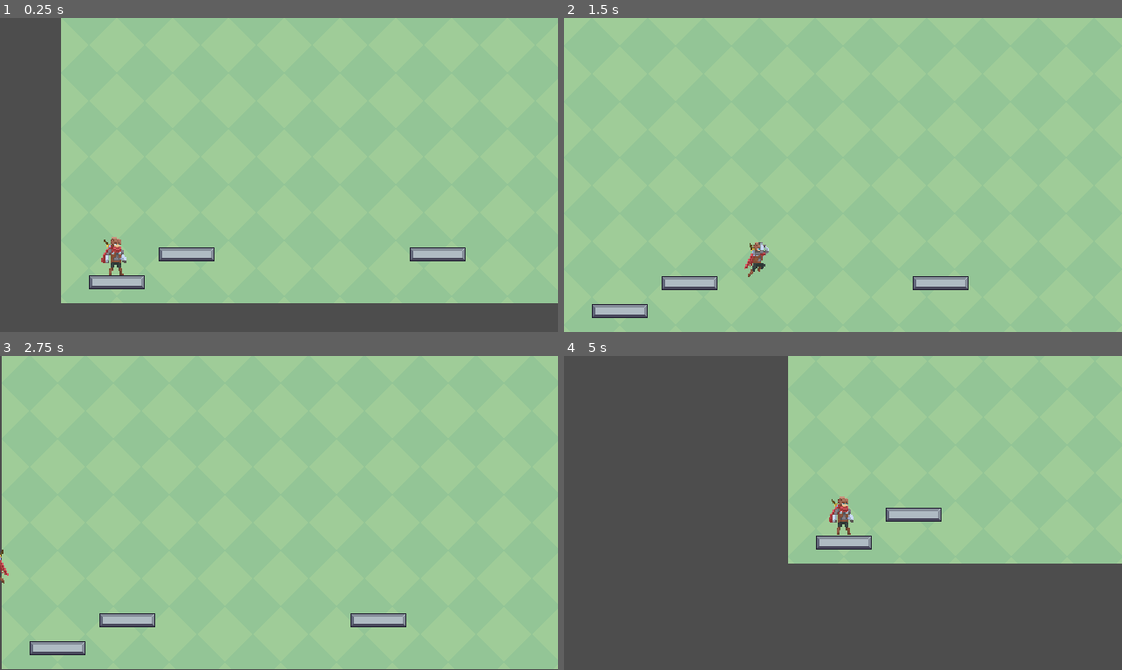
Above: before the commit, frames 1-4 (two rows, left to right).
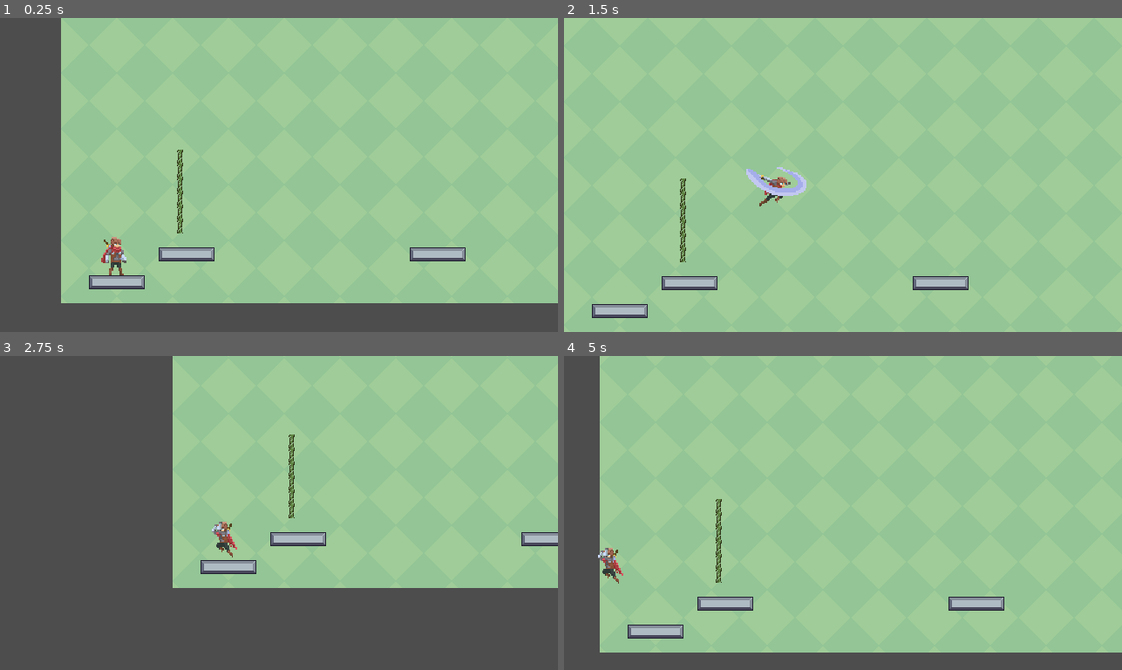
Above: after the commit, the same moments.

Repository: DeVelox/Niro
Game: Godot game, scene res://levels/chest/chest-1.tscn
The game is run twice, just before and just after one commit, with the same random seed, the same clock (stepped at 60 frames per second) and the same inputs. This scene is started directly instead of the project's main scene.
Inputs:
- Up to frame 1 (0.25 s): no input
- Up to frame 2 (1.5 s): hold D (right) from 0.53 s (still down); tap Space (jump) at 0.6, 0.77, 1.07 s; tap Shift (dash) at 1.35 s
- Up to frame 3 (2.75 s): tap Space (jump) at 1.52, 1.55, 1.82, 2.3 s; release D (right) at 2.03 s; hold A (left) from 2.03 s (still down); tap F (interact) at 2.1 s
- Up to frame 4 (5 s): release A (left) at 2.78 s; hold D (right) 2.78-4.28 s; tap Space (jump) at 2.85, 3.02, 3.32, 3.77, 3.8, 4.07, 4.52, 4.55, 4.82 s; tap Shift (dash) at 3.6 s; hold A (left) from 4.28 s (still down); tap F (interact) at 4.35 s

The runs differ from the first frame. In frame 1, 0.2% of the frame differs, in the area x 31-33%, y 41-69%; in frame 2, 1.0%; in frame 3, 50%, in the area x 0-100%, y 0-100%; in frame 4, 50%.

Commit message:
Added tilemap rope climbing

Diff:
--- a/levels/chest/chest-1.tscn
+++ b/levels/chest/chest-1.tscn
@@ -10,6 +10,7 @@
 script = ExtResource("1_2l88x")
 
 [node name="Tilemap" parent="." instance=ExtResource("2_vdjtn")]
+layer_0/tile_data = PackedInt32Array(-327673, 1179650, 11, -393209, 1179650, 11, -458745, 1179650, 11, -524281, 1179650, 11, -589817, 1179650, 11, -655353, 1179650, 11)
 layer_1/tile_data = PackedInt32Array(-65535, 786432, 4, -65534, 851968, 4, -196602, 786432, 4, -196601, 851968, 4, -65533, 851968, 4, -65532, 917504, 4, -196600, 851968, 4, -196599, 917504, 4, -196584, 786432, 4, -196583, 851968, 4, -196582, 851968, 4, -196581, 917504, 4)
 layer_2/tile_data = PackedInt32Array(-65535, 1, 196608, -65534, 1, 196608, -65533, 1, 196608, -65532, 1, 196608, -196602, 1, 196608, -196601, 1, 196608, -196600, 1, 196608, -196599, 1, 196608)
 
--- a/player/player.gd
+++ b/player/player.gd
@@ -102,6 +102,9 @@
 
 
 func _move() -> void:
+	if is_climbing:
+		_climb_move()
+		return
 	var change_rate: float
 	var motion: float = Input.get_axis("left", "right") * SPEED
 	if absf(velocity.x) > SPEED and motion:
@@ -519,36 +522,32 @@
 		modulate = color
 
 
-func _start_climbing(area: Area2D) -> void:
+func _start_climbing(_body: Node2D) -> void:
 	if not is_climbing and climb_cooldown.is_stopped():
-		position.x = area.position.x
+		position.x += 10 * velocity.normalized().x
 		velocity.x = 0
 		is_climbing = true
 		is_dashing = false
 
 
-func _on_climbing_top_entered(area: Area2D) -> void:
-	if area.is_in_group("climbing"):
-		if is_climbing_top == 0:
-			_start_climbing(area)
-		is_climbing_top += 1
-
-
-func _on_climbing_bottom_entered(area: Area2D) -> void:
-	if area.is_in_group("climbing"):
-		if is_climbing_bottom == 0:
-			_start_climbing(area)
-		is_climbing_bottom += 1
-
-
-func _on_climbing_top_exited(area: Area2D) -> void:
-	if area.is_in_group("climbing"):
-		is_climbing_top -= 1
-
-
-func _on_climbing_bottom_exited(area: Area2D) -> void:
-	if area.is_in_group("climbing"):
-		is_climbing_bottom -= 1
+func _on_climbing_top_entered(body: Node2D) -> void:
+	if is_climbing_top == 0:
+		_start_climbing(body)
+	is_climbing_top += 1
+
+
+func _on_climbing_bottom_entered(body: Node2D) -> void:
+	if is_climbing_bottom == 0:
+		_start_climbing(body)
+	is_climbing_bottom += 1
+
+
+func _on_climbing_top_exited(_body: Node2D) -> void:
+	is_climbing_top -= 1
+
+
+func _on_climbing_bottom_exited(_body: Node2D) -> void:
+	is_climbing_bottom -= 1
 
 
 func _on_screen_exited() -> void:
--- a/player/player.tscn
+++ b/player/player.tscn
@@ -249,9 +249,8 @@
 [node name="AnimatedSprite2D" type="AnimatedSprite2D" parent="."]
 scale = Vector2(1.5, 1.5)
 sprite_frames = SubResource("SpriteFrames_13nta")
-animation = &"jumping"
+animation = &"idle"
 autoplay = "idle"
-frame_progress = 0.290991
 offset = Vector2(0, -1)
 
 [node name="CollisionShape2D" type="CollisionShape2D" parent="."]
@@ -338,12 +337,14 @@
 shape = SubResource("RectangleShape2D_kjvja")
 
 [node name="ClimbingTop" type="Area2D" parent="Detectors"]
+collision_mask = 256
 
 [node name="CollisionShape2D" type="CollisionShape2D" parent="Detectors/ClimbingTop" groups=["noclimb"]]
 position = Vector2(0, -5)
 shape = SubResource("RectangleShape2D_0u0hd")
 
 [node name="ClimbingBottom" type="Area2D" parent="Detectors"]
+collision_mask = 256
 
 [node name="CollisionShape2D" type="CollisionShape2D" parent="Detectors/ClimbingBottom" groups=["noclimb"]]
 position = Vector2(0, 5)
@@ -380,8 +381,8 @@
 [connection signal="body_exited" from="Detectors/WallHangLeft" to="." method="_on_wall_exited"]
 [connection signal="body_entered" from="Detectors/WallHangRight" to="." method="_on_right_wall_touched"]
 [connection signal="body_exited" from="Detectors/WallHangRight" to="." method="_on_wall_exited"]
-[connection signal="area_entered" from="Detectors/ClimbingTop" to="." method="_on_climbing_top_entered"]
-[connection signal="area_exited" from="Detectors/ClimbingTop" to="." method="_on_climbing_top_exited"]
-[connection signal="area_entered" from="Detectors/ClimbingBottom" to="." method="_on_climbing_bottom_entered"]
-[connection signal="area_exited" from="Detectors/ClimbingBottom" to="." method="_on_climbing_bottom_exited"]
+[connection signal="body_entered" from="Detectors/ClimbingTop" to="." method="_on_climbing_top_entered"]
+[connection signal="body_exited" from="Detectors/ClimbingTop" to="." method="_on_climbing_top_exited"]
+[connection signal="body_entered" from="Detectors/ClimbingBottom" to="." method="_on_climbing_bottom_entered"]
+[connection signal="body_exited" from="Detectors/ClimbingBottom" to="." method="_on_climbing_bottom_exited"]
 [connection signal="screen_exited" from="Detectors/VisibleOnScreenNotifier2D" to="." method="_on_screen_exited"]
--- a/prefabs/tilemap.tscn
+++ b/prefabs/tilemap.tscn
@@ -2363,5 +2363,7 @@
 layer_0/name = "Background"
 layer_1/name = "Foreground"
 layer_1/tile_data = PackedInt32Array()
-layer_2/name = "Crumble"
+layer_2/name = "Props"
 layer_2/tile_data = PackedInt32Array()
+layer_3/name = "Overlay"
+layer_3/tile_data = PackedInt32Array()
